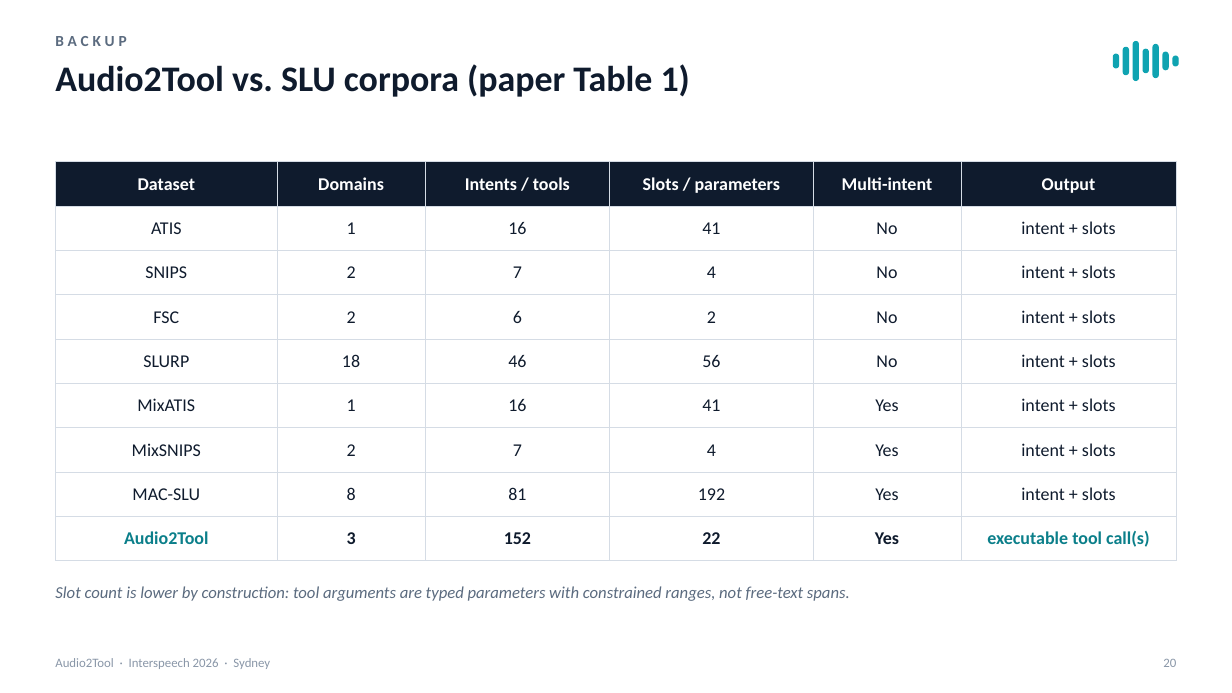
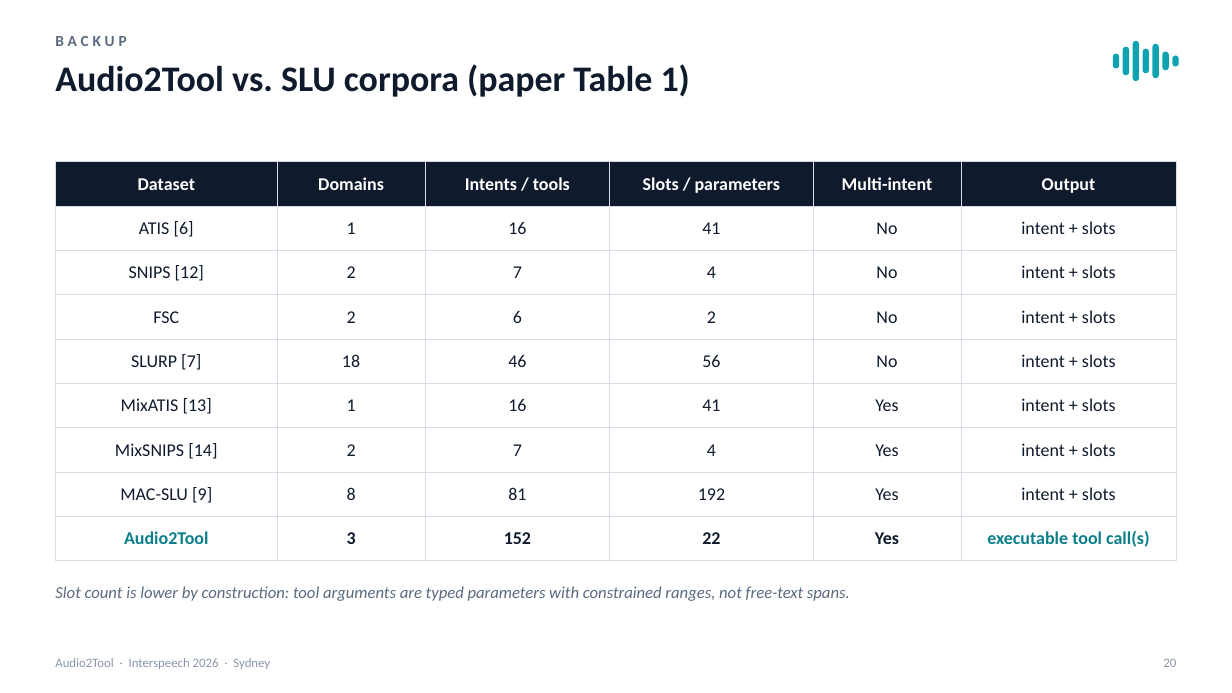
Before and after one commit to RamitPahwa/Audio2Tool, a slide deck: slide 20 of presentation/Audio2Tool_Interspeech2026_Oral.pptx. Drawn at 1232x693 pixels with LibreOffice and Linux fonts; fonts in the diff are those of the drawing. Boxes give left, top, right and bottom in pixels: in the first picture for what was removed or moved away, otherwise in the second. Text is boxed around its words. In the diff, an @@ line names an element or a change of style, - is before the commit and + after.

```diff
--- a/presentation/Audio2Tool_Interspeech2026_Oral.pptx
+++ b/presentation/Audio2Tool_Interspeech2026_Oral.pptx
@@ table at bbox=[55, 162, 1177, 551] @@
-row 2, column 1: ATIS
+row 2, column 1: ATIS [6]
-row 3, column 1: SNIPS
+row 3, column 1: SNIPS [12]
-row 5, column 1: SLURP
+row 5, column 1: SLURP [7]
-row 6, column 1: MixATIS
+row 6, column 1: MixATIS [13]
-row 7, column 1: MixSNIPS
+row 7, column 1: MixSNIPS [14]
-row 8, column 1: MAC-SLU
+row 8, column 1: MAC-SLU [9]
```
Also in this commit, not shown: 6 other slides changed, 3 other files.
